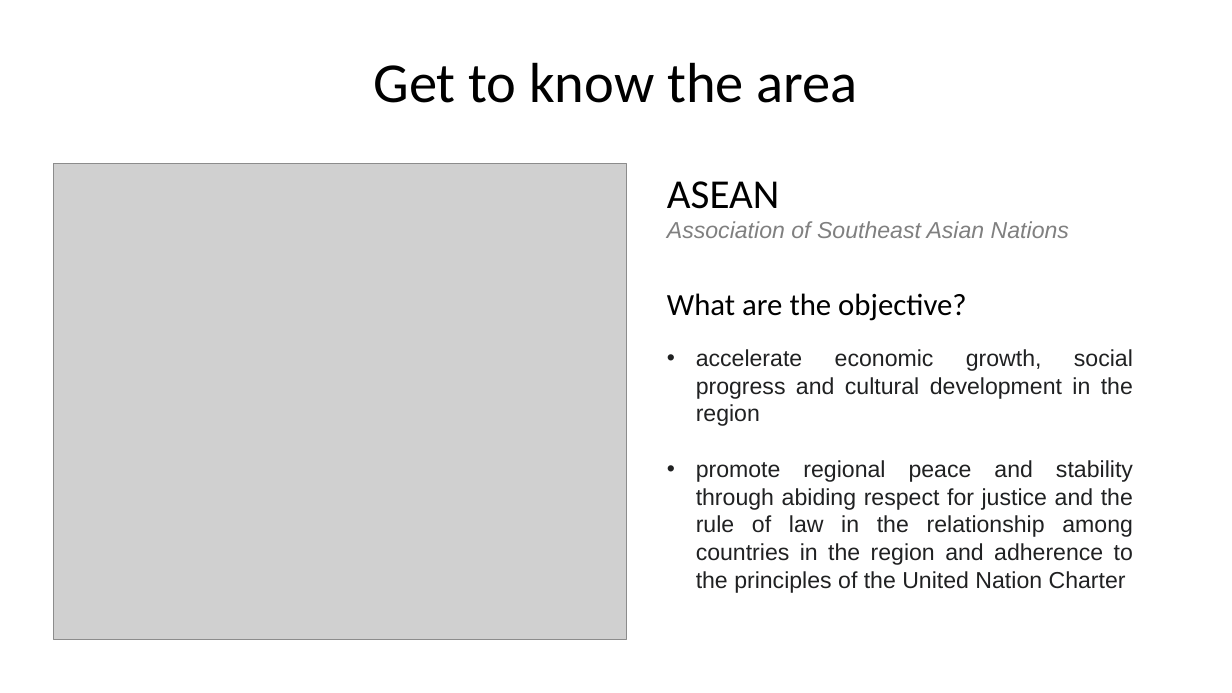
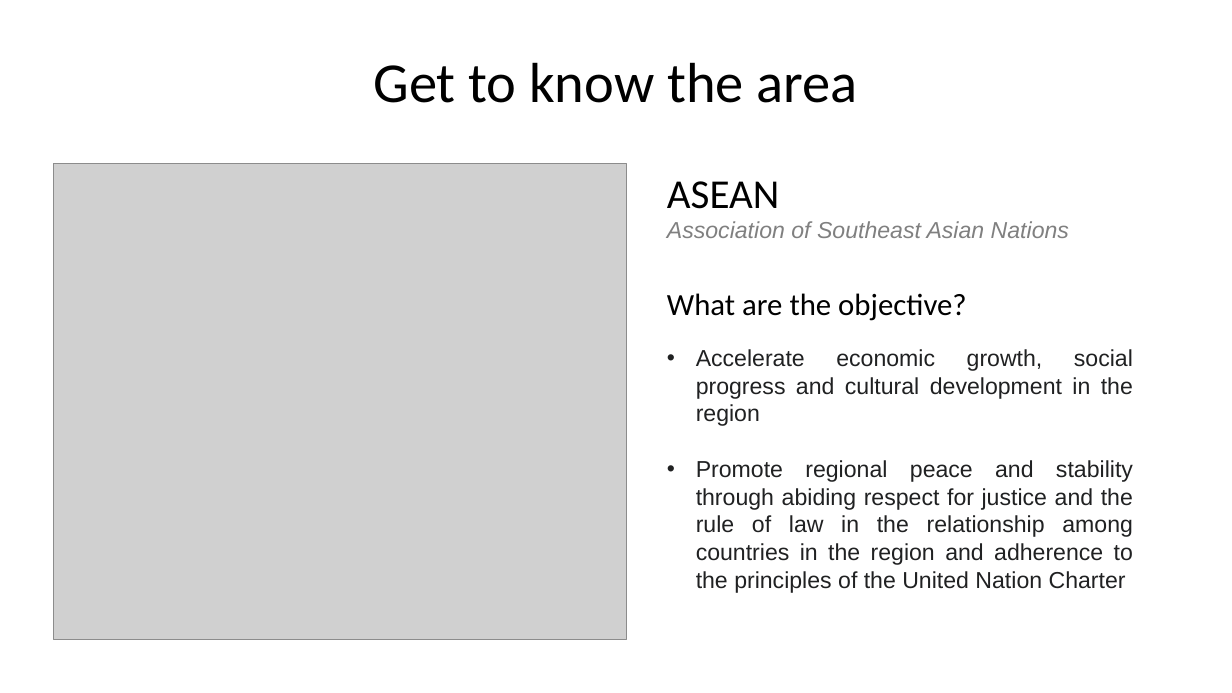
Before and after one commit to HadiSyahputraa/World-WIde-COVID, a slide deck: slide 3 of Final_Report.pptx. Drawn at 1232x693 pixels with LibreOffice and Linux fonts; fonts in the diff are those of the drawing; grey boxes stand for pictures. Boxes give left, top, right and bottom in pixels: in the first picture for what was removed or moved away, otherwise in the second. Text is boxed around its words. In the diff, an @@ line names an element or a change of style, - is before the commit and + after.

```diff
--- a/Final_Report.pptx
+++ b/Final_Report.pptx
@@ text at (x1=696, y1=349, x2=1133, y2=593): text changed @@
-• accelerate economic growth, social progress and cultural development in the region
-• promote regional peace and stability through abiding respect for justice and the rule of law in the relationship among countries in the region and adherence to the principles of the United Nation Charter
+• Accelerate economic growth, social progress and cultural development in the region
+• Promote regional peace and stability through abiding respect for justice and the rule of law in the relationship among countries in the region and adherence to the principles of the United Nation Charter
```
Also in this commit, not shown: 5 other slides changed, 4 slides added, 4 slides removed, 4 other files.
